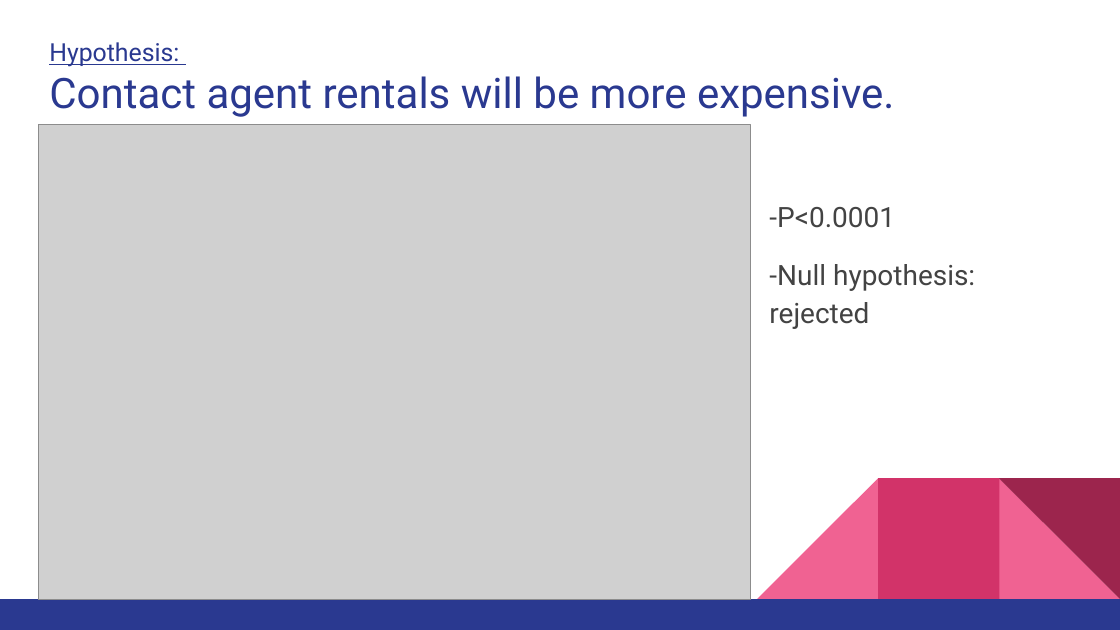
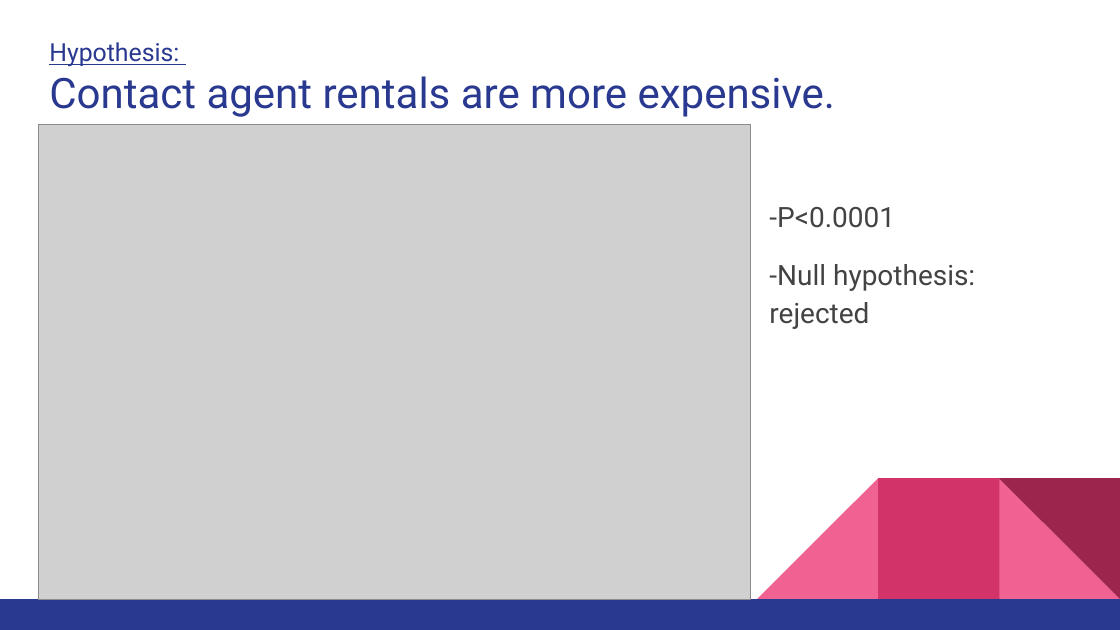
Before and after one commit to FrankMS3/Project-one, a slide deck: slide 13 of Project 1 Presentation.pptx. Drawn at 1120x630 pixels with LibreOffice and Linux fonts; fonts in the diff are those of the drawing; grey boxes stand for pictures. Boxes give left, top, right and bottom in pixels: in the first picture for what was removed or moved away, otherwise in the second. Text is boxed around its words. In the diff, an @@ line names an element or a change of style, - is before the commit and + after.

Commit message:
Updated Research Proposal and Presentation slides

```diff
--- a/Project 1 Presentation.pptx
+++ b/Project 1 Presentation.pptx
@@ title at box(49, 76, 835, 117): text changed @@
-Contact agent rentals will be more expensive.
+Contact agent rentals are more expensive.
```
Also in this commit, not shown: 1 other file.
